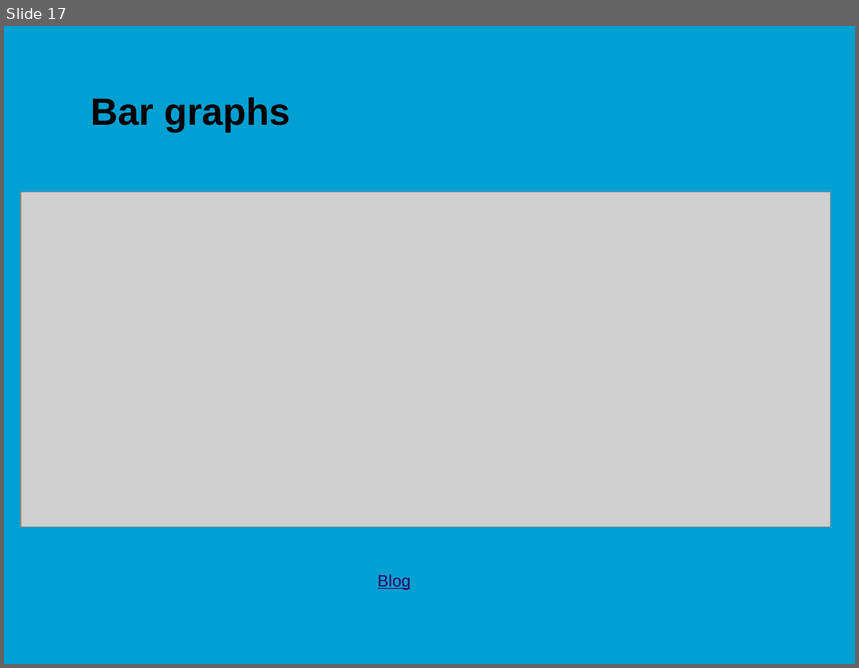
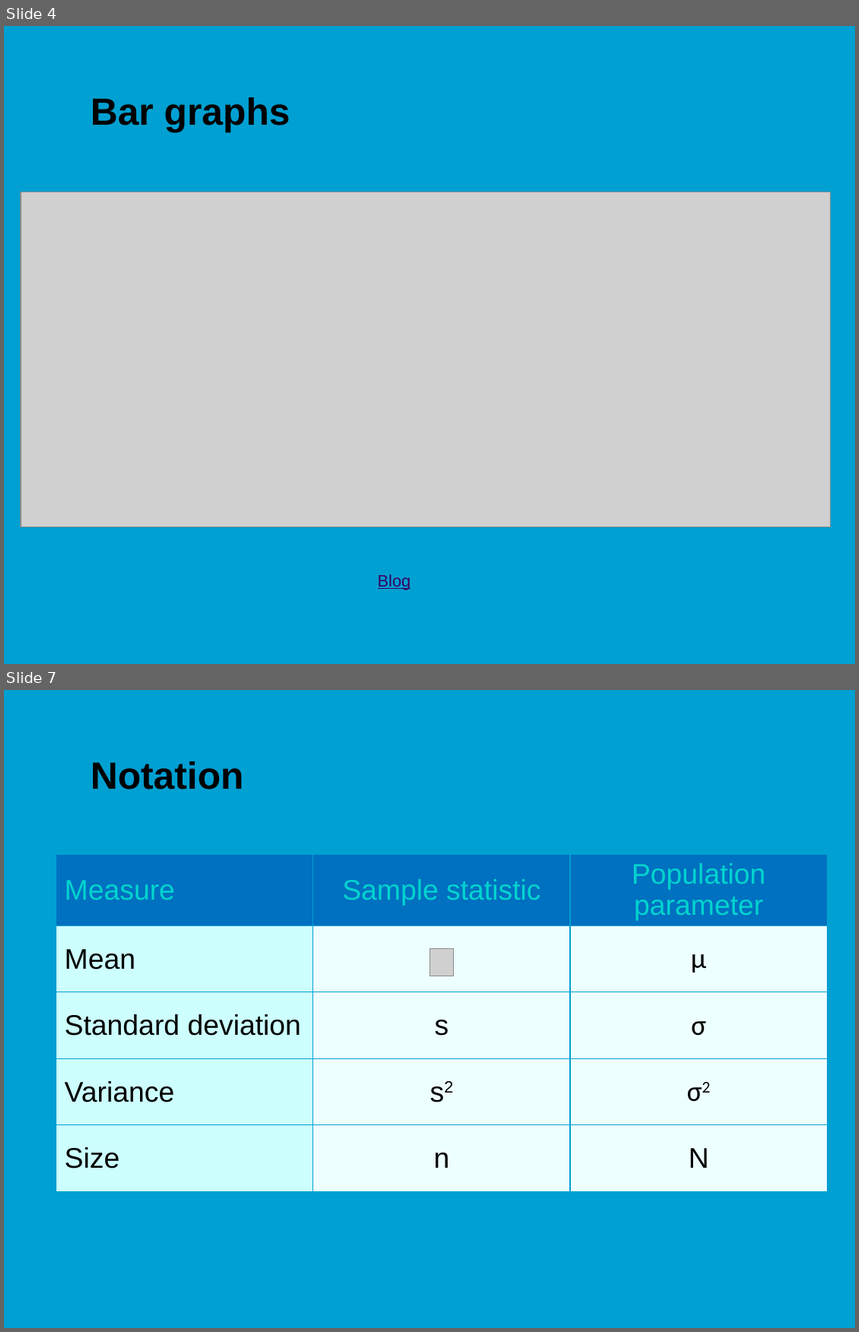
Before and after one commit to jonasmoons/data-driven-learning, a slide deck: slides/ddl-w4l2.pptx. Shown one above the other, each under a label of ours: slide 17 before the commit, slides 4 and 7 after it; the slides between them are not shown. The pictures are 859x668 and 859x1332 pixels, drawn with LibreOffice and Linux fonts; fonts in the diff are those of the drawing; grey boxes stand for pictures; background and template pictures are left out. Boxes give left, top, right and bottom in pixels: in the first picture for what was removed or moved away, otherwise in the second. Text is boxed around its words. In the diff, an @@ line names an element or a change of style, - is before the commit and + after.

```diff
--- a/slides/ddl-w4l2.pptx
+++ b/slides/ddl-w4l2.pptx
@@ slide 7 added at [4,690,855,1328], background picture (left out) @@
@@ title added at [91,761,244,790], 32 pt, text #000000, bold @@
+Notation
@@ table added at [56,854,827,1198], 5 rows, 3 columns @@
+Measure | Sample statistic | Population parameter
+Mean |  | μ
+Standard deviation | s | σ
+Variance | s2 | σ2
+Size | n | N
@@ picture added at [430,948,453,976] @@
@@ what was slide 17 is now slide 4 @@
```
Also in this commit, not shown: 10 slides changed, 3 other slides added, 2 slides removed, 10 other files.
